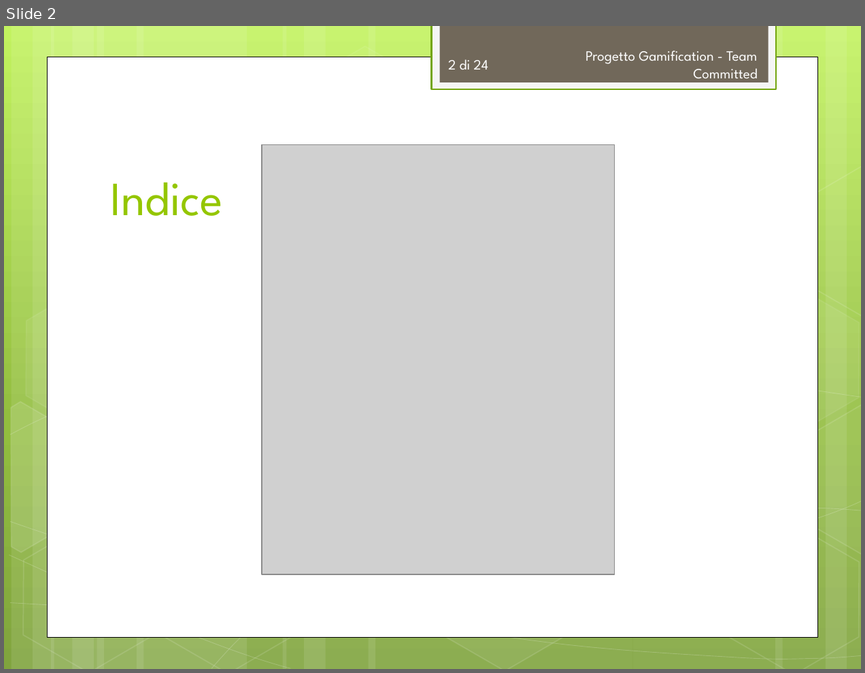
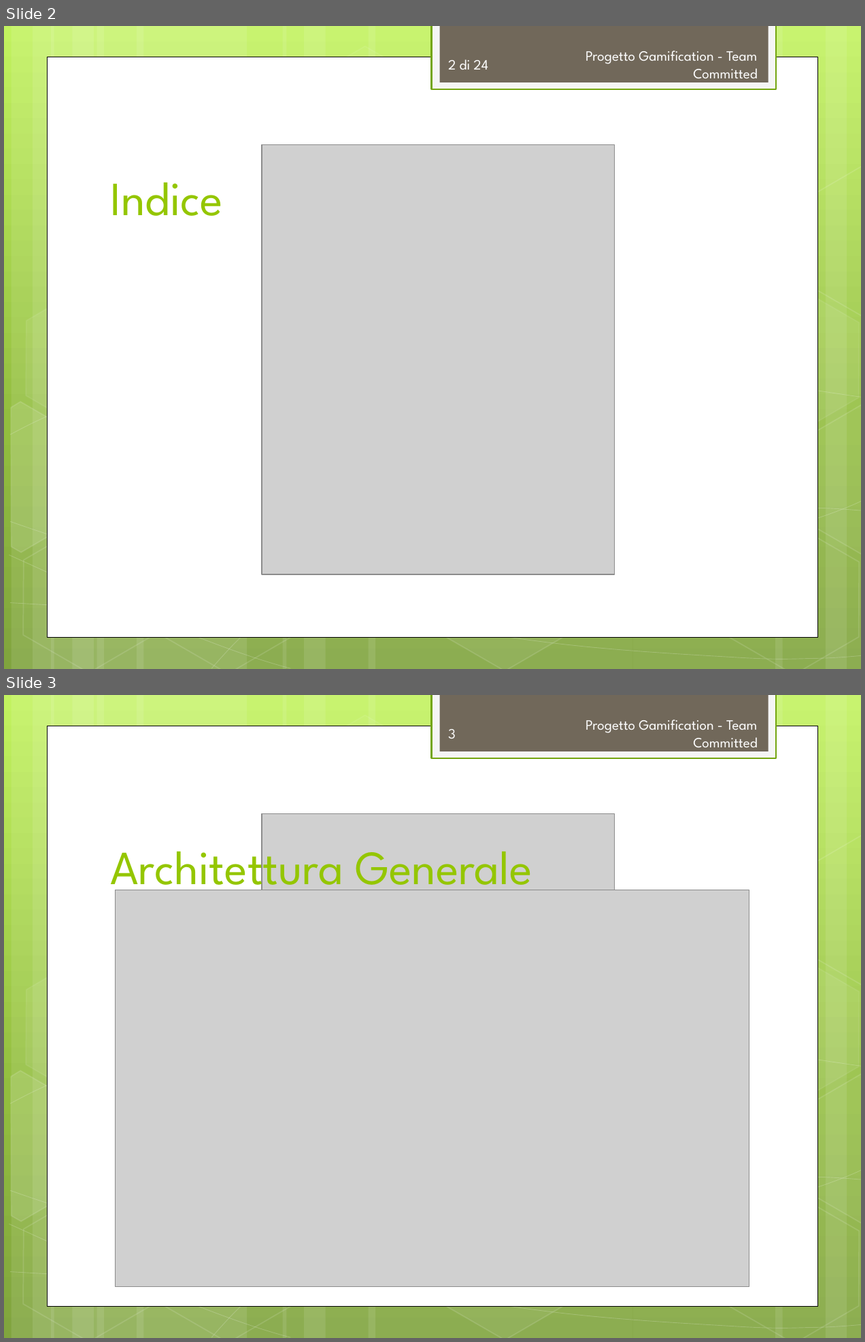
Before and after one commit to TeamCommitted/Team-Committed---Documenti, a slide deck: RQ/Esterni/Presentazione/RQ-Presentazione.pptx. Shown one above the other, each under a label of ours: slide 2 before the commit, slides 2 and 3 after it. The pictures are 865x673 and 865x1342 pixels, drawn with LibreOffice and Linux fonts; fonts in the diff are those of the drawing; grey boxes stand for pictures. Boxes give left, top, right and bottom in pixels: in the first picture for what was removed or moved away, otherwise in the second. Text is boxed around its words. In the diff, an @@ line names an element or a change of style, - is before the commit and + after.

```diff
--- a/RQ/Esterni/Presentazione/RQ-Presentazione.pptx
+++ b/RQ/Esterni/Presentazione/RQ-Presentazione.pptx
@@ slide 3 added at box(4, 695, 861, 1338), background gradient #C3F35F to #93BF3F to #81A53E; not listed: 31 template elements that a slide beside it also shows @@
@@ page number added at box(448, 729, 456, 739), 12 pt, text #FEFEFE @@
+3
@@ text added at box(585, 719, 757, 747), 12 pt, text #FEFEFE @@
+Progetto Gamification - Team Committed
@@ picture added at box(262, 814, 615, 1243) @@
@@ title added at box(110, 836, 532, 898), 40 pt, text #94C600 @@
+Architettura Generale
@@ picture added at box(116, 889, 749, 1286) @@
```
Also in this commit, not shown: 1 slide changed, 2 other slides added, 4 other files.
